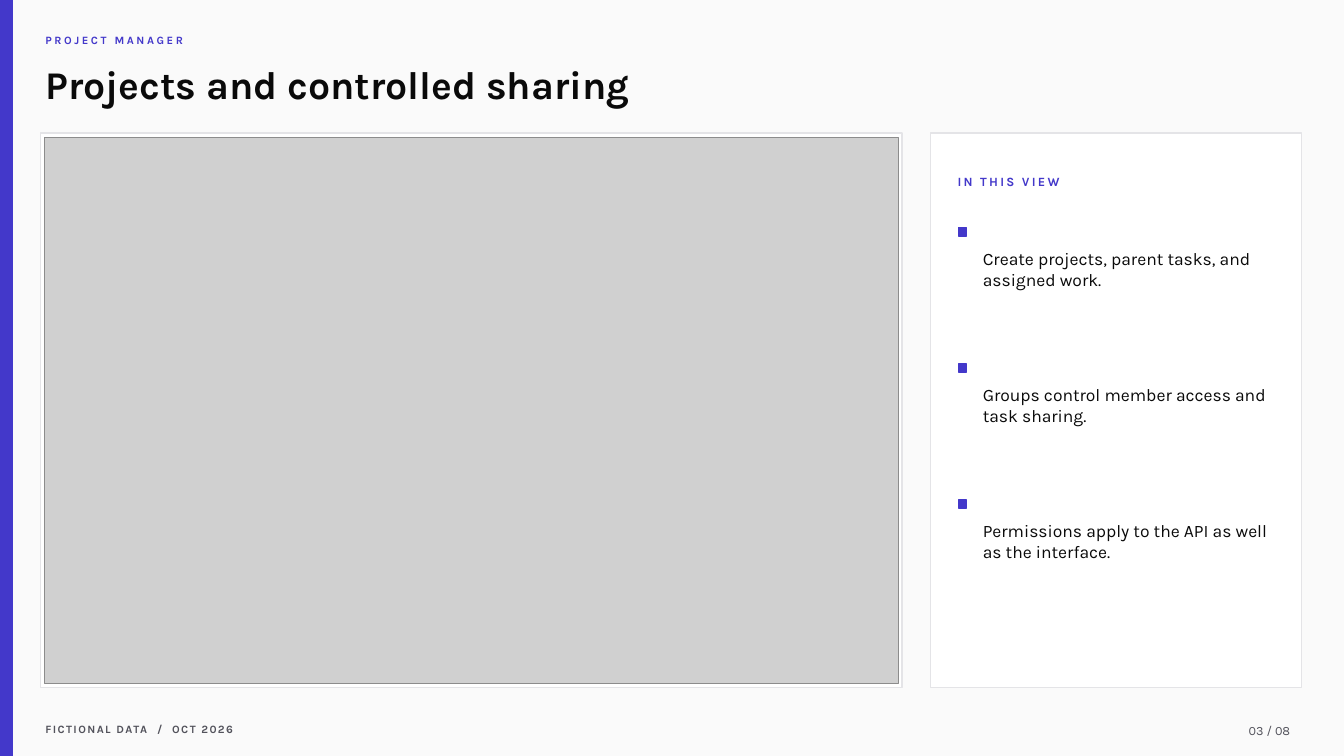
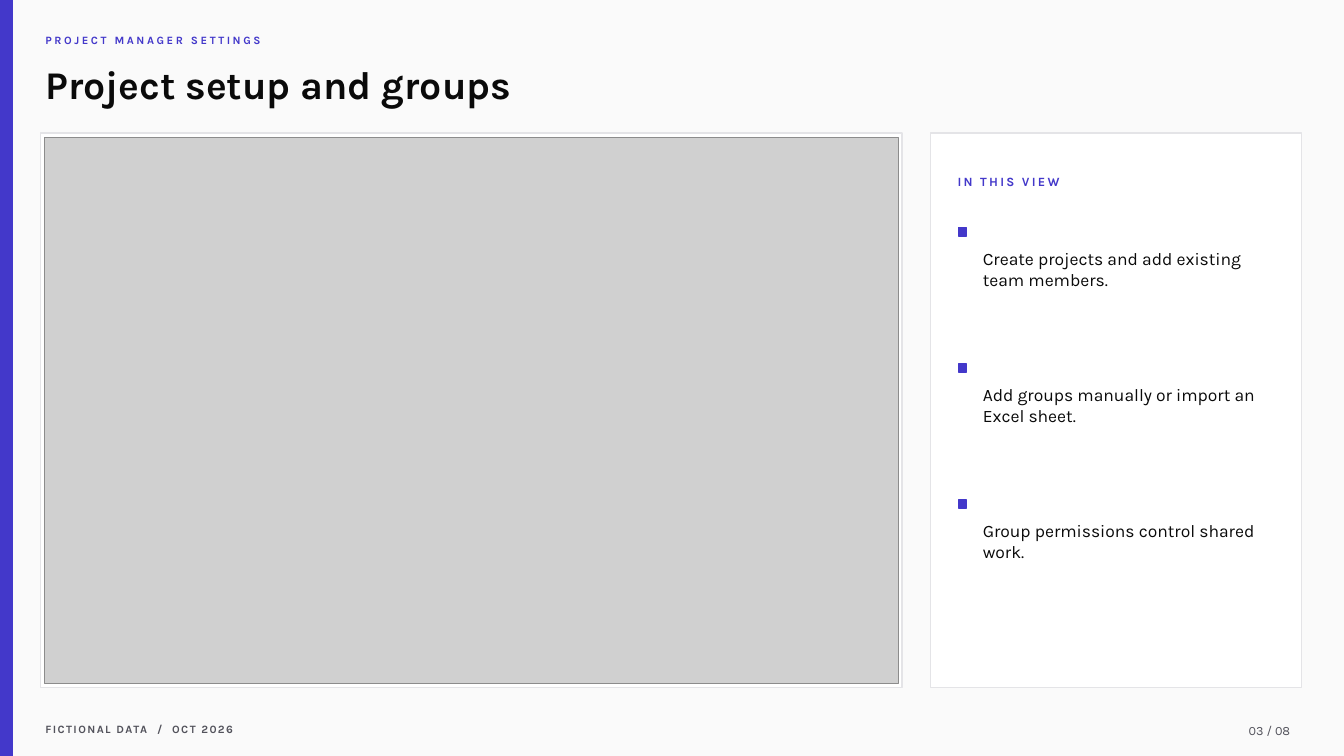
Before and after one commit to samarth-biztel/CVRDE, a slide deck: slide 3 of docs/CVRDE_Demo_Presentation.pptx. Drawn at 1344x756 pixels with LibreOffice and Linux fonts; fonts in the diff are those of the drawing; grey boxes stand for pictures. Boxes give left, top, right and bottom in pixels: in the first picture for what was removed or moved away, otherwise in the second. Text is boxed around its words. In the diff, an @@ line names an element or a change of style, - is before the commit and + after.

Commit message:
Refine task workflow, team settings and review UI

```diff
--- a/docs/CVRDE_Demo_Presentation.pptx
+++ b/docs/CVRDE_Demo_Presentation.pptx
@@ text at (45, 36, 261, 44): text changed @@
-PROJECT MANAGER
+PROJECT MANAGER SETTINGS
@@ text at (45, 71, 511, 109): text changed @@
-Projects and controlled sharing
+Project setup and groups
@@ text at (983, 253, 1241, 287): text changed @@
-Create projects, parent tasks, and assigned work.
+Create projects and add existing team members.
@@ text at (983, 389, 1255, 423): text changed @@
-Groups control member access and task sharing.
+Add groups manually or import an Excel sheet.
@@ text at (983, 525, 1254, 558): text changed @@
-Permissions apply to the API as well as the interface.
+Group permissions control shared work.
```
Also in this commit, not shown: 4 other slides changed, 28 other files.
